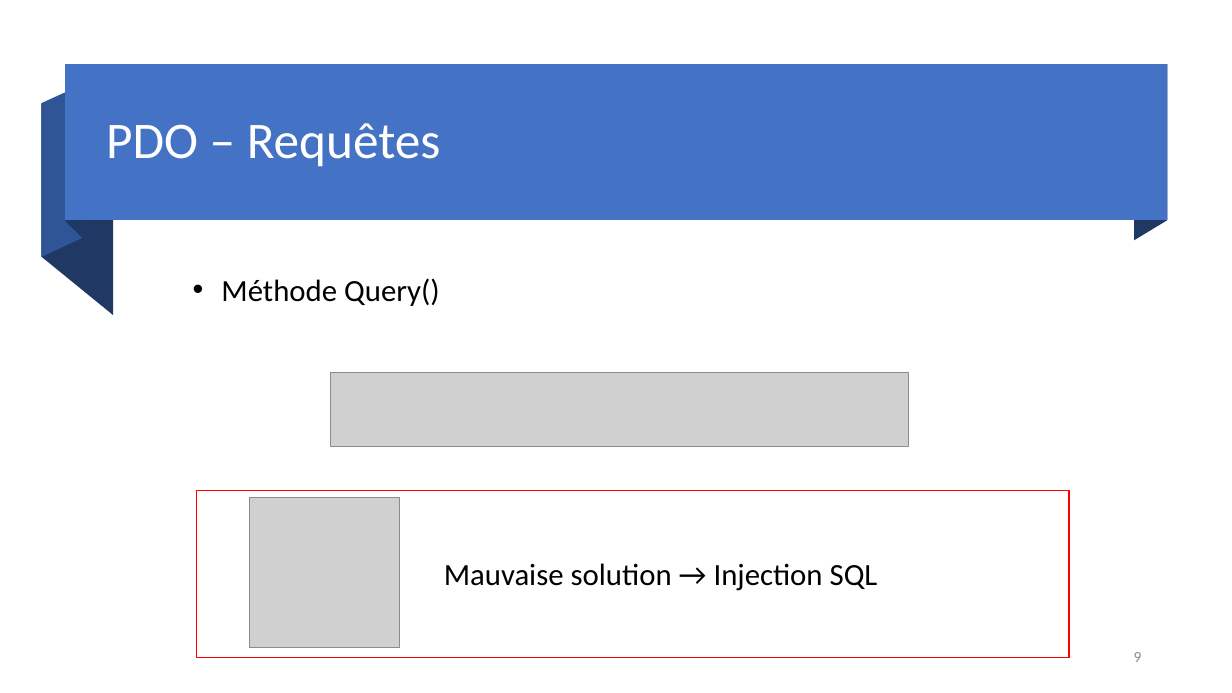
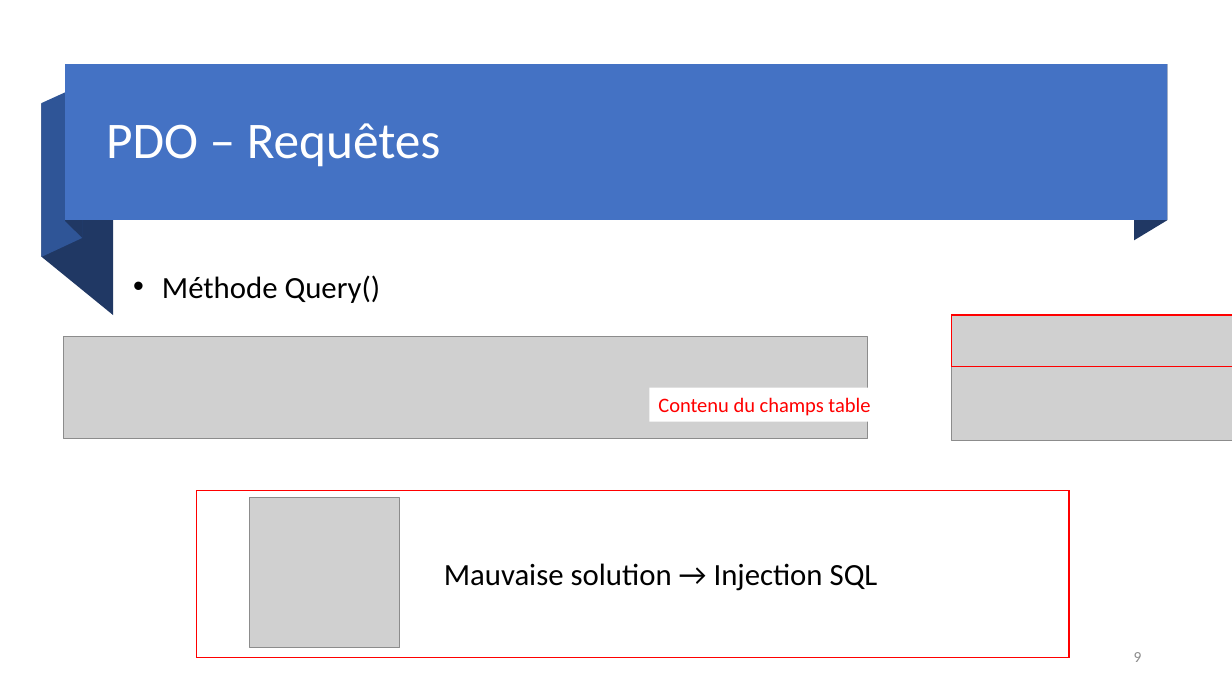
Before and after one commit to DylanMielot/FormationFormateur, a slide deck: slide 9 of Formation de formateur.pptx. Drawn at 1232x693 pixels with LibreOffice and Linux fonts; fonts in the diff are those of the drawing; grey boxes stand for pictures. Boxes give left, top, right and bottom in pixels: in the first picture for what was removed or moved away, otherwise in the second. Text is boxed around its words. In the diff, an @@ line names an element or a change of style, - is before the commit and + after.

```diff
--- a/Formation de formateur.pptx
+++ b/Formation de formateur.pptx
@@ text "Méthode Query()": place and size @@
-text "Méthode Query()" at bbox=[221, 278, 440, 306]
+text "Méthode Query()" at bbox=[162, 275, 381, 303]
@@ picture added at bbox=[952, 315, 1232, 441] @@
@@ rectangle added at bbox=[952, 315, 1232, 367], outline #FF0000 1 pt @@
@@ picture: place and size @@
-picture at bbox=[331, 373, 909, 447]
+picture at bbox=[64, 336, 868, 439]
@@ rectangle added at bbox=[650, 388, 888, 422], fill #FFFFFF, 16 pt, text #FF0000 @@
+Contenu du champs table
```
Also in this commit, not shown: 13 other slides changed, 1 slide added, 2 slides removed, 1 other file.
